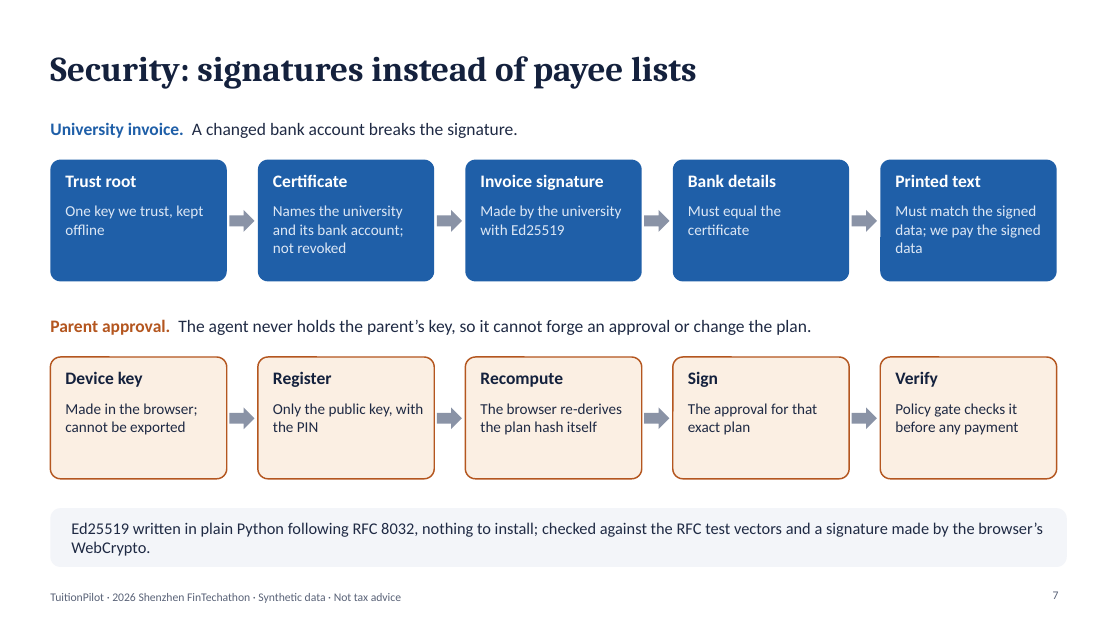
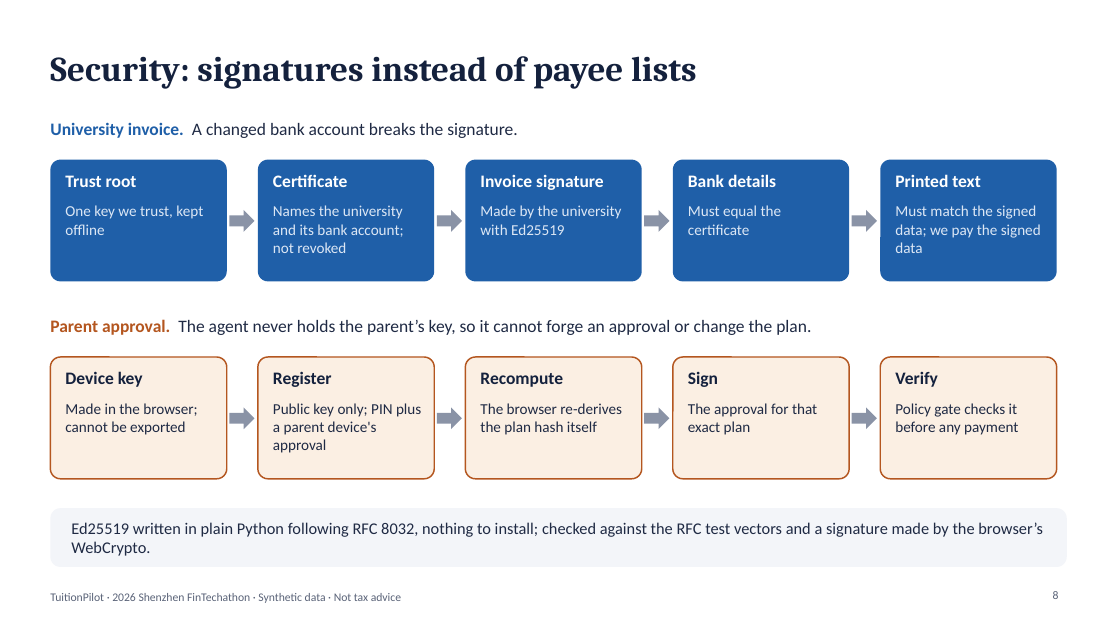
Before and after one commit to Timoerjoves/TutionPilot, a slide deck: slide 8 of docs/presentation/TuitionPilot_deck.pptx (slide 7 before the commit). Drawn at 1120x630 pixels with LibreOffice and Linux fonts; fonts in the diff are those of the drawing. Boxes give left, top, right and bottom in pixels: in the first picture for what was removed or moved away, otherwise in the second. Text is boxed around its words. In the diff, an @@ line names an element or a change of style, - is before the commit and + after.

```diff
--- a/docs/presentation/TuitionPilot_deck.pptx
+++ b/docs/presentation/TuitionPilot_deck.pptx
@@ text at [273, 403, 421, 453]: text changed @@
-Only the public key, with the PIN
+Public key only; PIN plus a parent device's approval
@@ page number at [1053, 591, 1059, 599]: text changed @@
-7
+8
```
Also in this commit, not shown: 6 other slides changed, 1 slide added, 19 other files.
